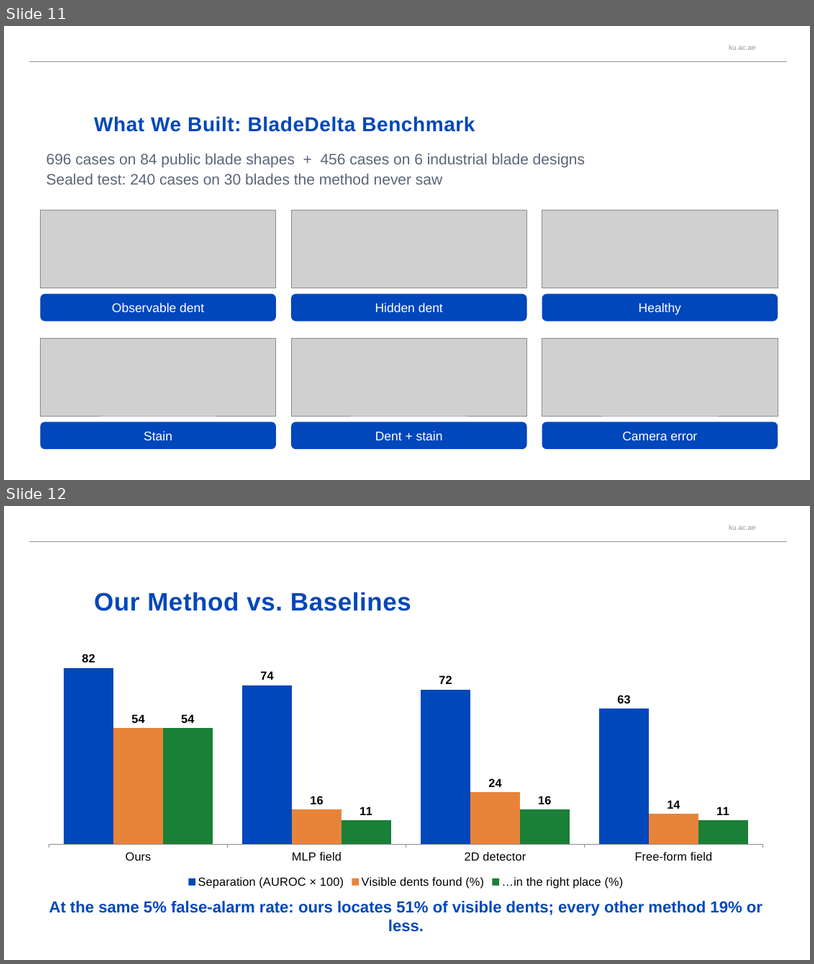
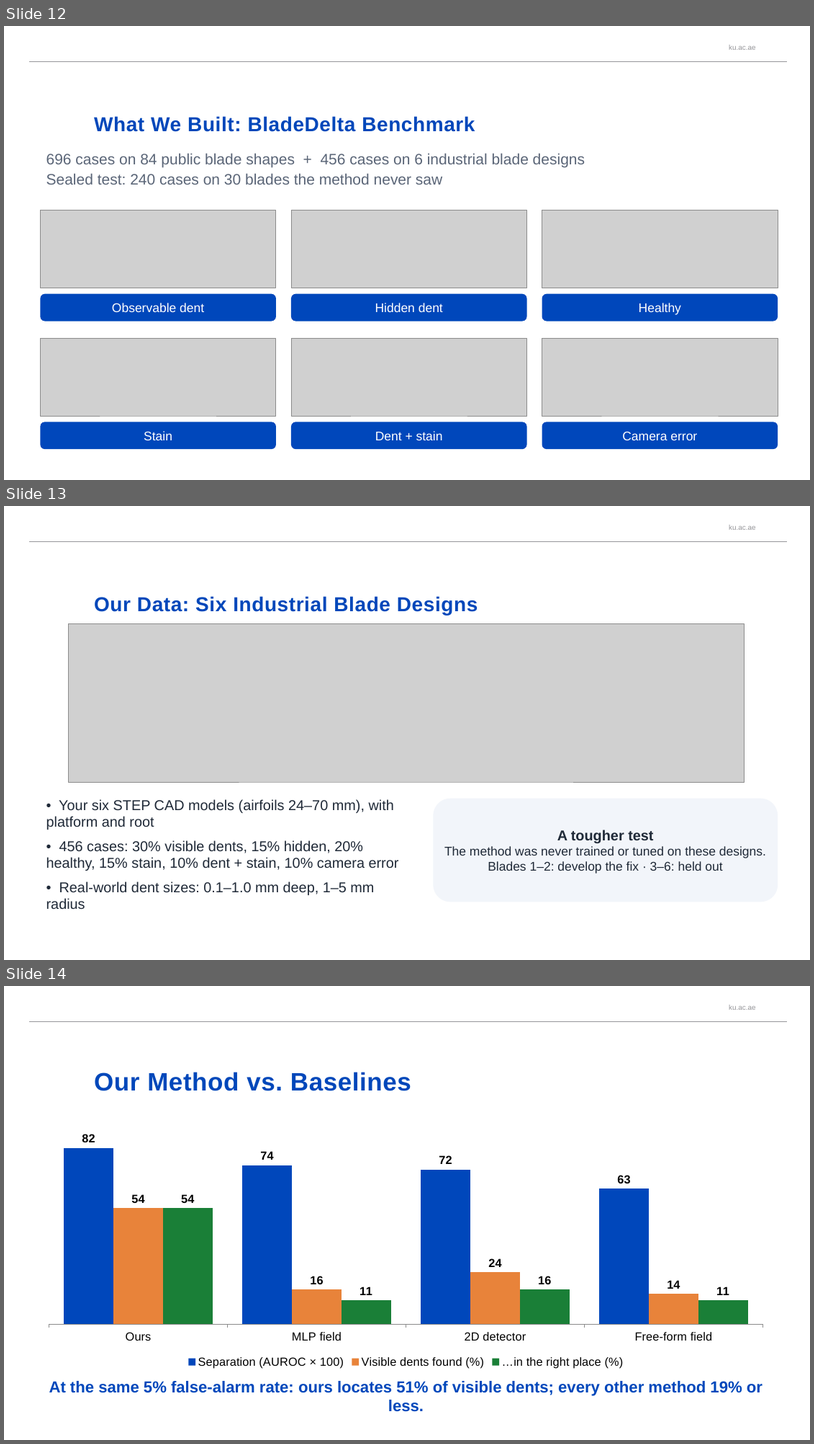
Before and after one commit to afeefaaazam03/3D-Jetblade, a slide deck: media/BladeDelta_presentation.pptx. Shown one above the other, each under a label of ours: slides 11 and 12 before the commit, slides 12, 13 and 14 after it. The pictures are 814x964 and 814x1444 pixels, drawn with LibreOffice and Linux fonts; fonts in the diff are those of the drawing; grey boxes stand for pictures; background and template pictures are left out. Boxes give left, top, right and bottom in pixels: in the first picture for what was removed or moved away, otherwise in the second. Text is boxed around its words. In the diff, an @@ line names an element or a change of style, - is before the commit and + after.

```diff
--- a/media/BladeDelta_presentation.pptx
+++ b/media/BladeDelta_presentation.pptx
@@ slide 13 added at [4, 506, 810, 960], background #FFFFFF; not listed: 2 template elements that a slide beside it also shows @@
@@ title added at [94, 596, 478, 615], 24 pt, text #0047BA, bold @@
+Our Data: Six Industrial Blade Designs
@@ picture added at [68, 624, 744, 782] @@
@@ text added at [46, 799, 399, 908], 17 pt, text #1F2937 @@
+• Your six STEP CAD models (airfoils 24–70 mm), with platform and root
+• 456 cases: 30% visible dents, 15% hidden, 20% healthy, 15% stain, 10% dent + stain, 10% camera error
+• Real-world dent sizes: 0.1–1.0 mm deep, 1–5 mm radius
@@ rounded rectangle added at [434, 798, 778, 901], fill #F2F5FA, 15 pt, text #1F2937 @@
+A tougher test
+The method was never trained or tuned on these designs.
+Blades 1–2: develop the fix · 3–6: held out
@@ what was slide 11 is now slide 12 @@
@@ what was slide 12 is now slide 14 @@
```
Also in this commit, not shown: 1 slide changed, 4 other slides added.
